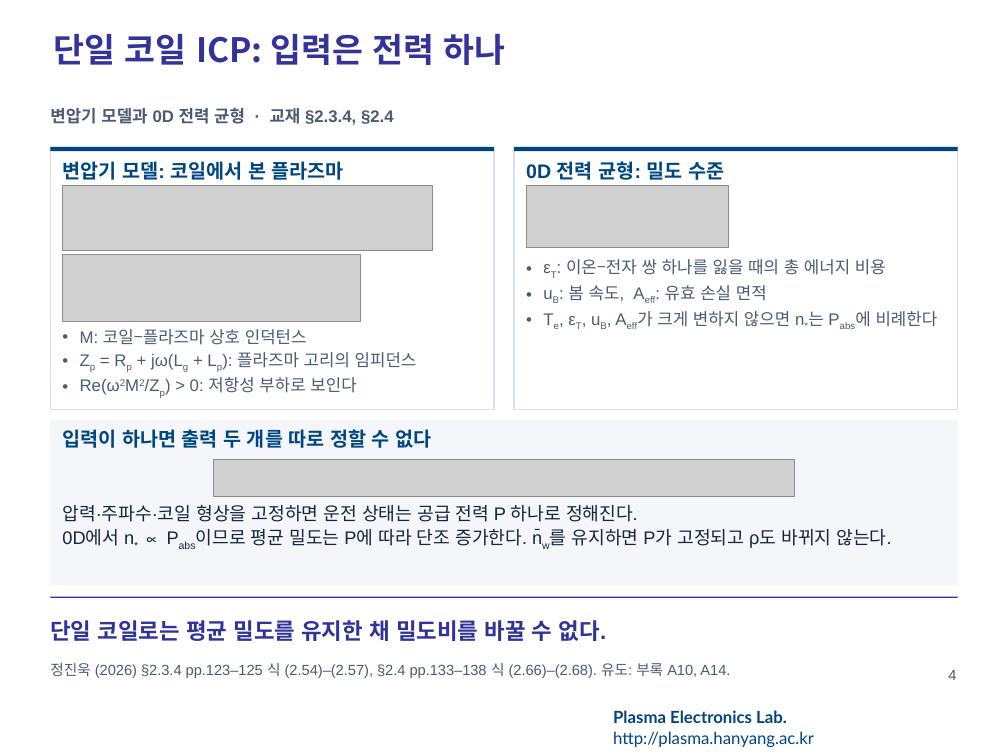
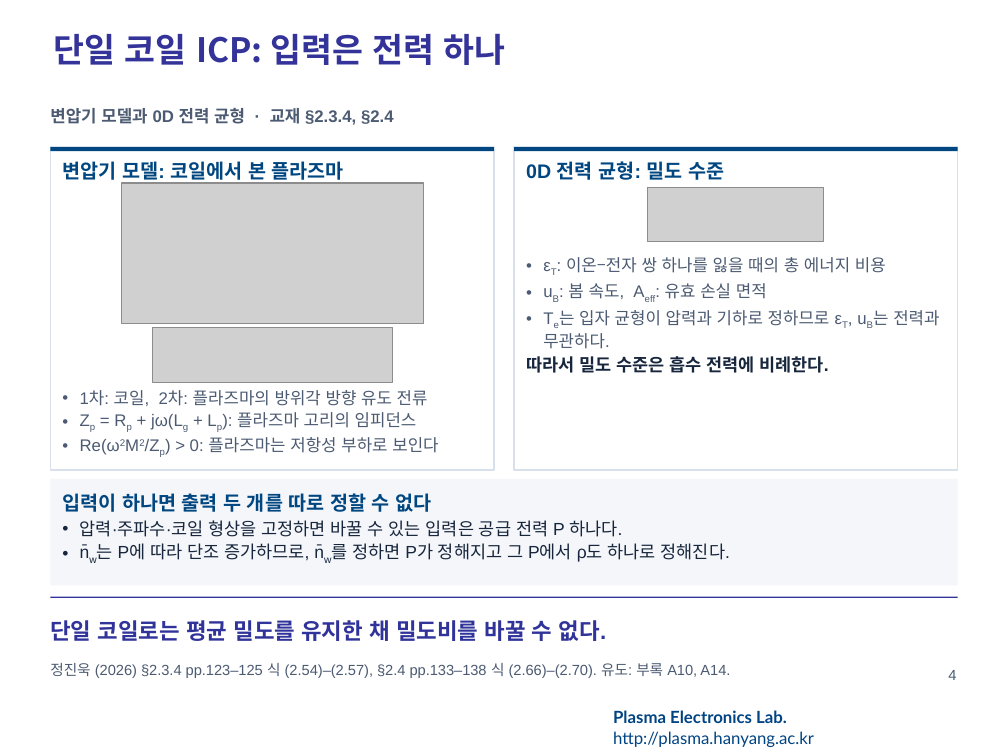
Before and after one commit to garlicjam-pyo/plasma, a slide deck: slide 4 of presentations/1차발표_README반영판.pptx. Drawn at 1008x756 pixels with LibreOffice and Linux fonts; fonts in the diff are those of the drawing; grey boxes stand for pictures; background and template pictures are left out. Boxes give left, top, right and bottom in pixels: in the first picture for what was removed or moved away, otherwise in the second. Text is boxed around its words. In the diff, an @@ line names an element or a change of style, - is before the commit and + after.

```diff
--- a/presentations/1차발표_README반영판.pptx
+++ b/presentations/1차발표_README반영판.pptx
@@ rectangle "변압기 모델: 코일에서 본 플라즈마": place and size @@
-rectangle "변압기 모델: 코일에서 본 플라즈마" at [50,147,494,409]
+rectangle "변압기 모델: 코일에서 본 플라즈마" at [50,147,494,470]
@@ rectangle "0D 전력 균형: 밀도 수준": place and size @@
-rectangle "0D 전력 균형: 밀도 수준" at [514,147,958,409]
+rectangle "0D 전력 균형: 밀도 수준" at [514,147,958,470]
@@ picture: place and size @@
-picture at [62,185,432,251]
+picture at [121,183,423,324]
@@ picture: place and size @@
-picture at [526,185,728,248]
+picture at [648,187,825,242]
@@ picture: place and size @@
-picture at [62,254,360,322]
+picture at [152,328,392,382]
@@ text at [526,310,939,373]: text changed @@
-• Te, εT, uB, Aeff가 크게 변하지 않으면 n*는 Pabs에 비례한다
+• Te는 입자 균형이 압력과 기하로 정하므로 εT, uB는 전력과 무관하다.
+따라서 밀도 수준은 흡수 전력에 비례한다.
@@ text "1차: 코일, 2차: 플라즈마의 방위각 ...": place and size @@
-text "1차: 코일, 2차: 플라즈마의 방위각 ..." at [80,329,417,395]
+text "1차: 코일, 2차: 플라즈마의 방위각 ..." at [80,390,438,455]
@@ text at [80,390,428,406]: text changed @@
-• M: 코일–플라즈마 상호 인덕턴스
+• 1차: 코일, 2차: 플라즈마의 방위각 방향 유도 전류
@@ text removed at [62,429,431,448] @@
-입력이 하나면 출력 두 개를 따로 정할 수 없다
@@ text at [80,437,438,455]: text changed @@
-• Re(ω2M2/Zp) > 0: 저항성 부하로 보인다
+• Re(ω2M2/Zp) > 0: 플라즈마는 저항성 부하로 보인다
@@ rectangle "입력이 하나면 출력 두 개를 ...": place and size @@
-rectangle "입력이 하나면 출력 두 개를 ..." at [50,420,958,586]
+rectangle "입력이 하나면 출력 두 개를 ..." at [50,479,958,586]
@@ picture removed at [213,460,794,497] @@
@@ text in rectangle at [62,493,730,562]: text added @@
+입력이 하나면 출력 두 개를 따로 정할 수 없다
+• 압력·주파수·코일 형상을 고정하면 바꿀 수 있는 입력은 공급 전력 P 하나다.
+• n̄w는 P에 따라 단조 증가하므로, n̄w를 정하면 P가 정해지고 그 P에서 ρ도 하나로 정해진다.
@@ text removed at [62,504,892,548] @@
-압력·주파수·코일 형상을 고정하면 운전 상태는 공급 전력 P 하나로 정해진다.
-0D에서 n* ∝ Pabs이므로 평균 밀도는 P에 따라 단조 증가한다. n̄w를 유지하면 P가 고정되고 ρ도 바뀌지 않는다.
@@ text at [50,663,730,678]: text changed @@
-정진욱 (2026) §2.3.4 pp.123–125 식 (2.54)–(2.57), §2.4 pp.133–138 식 (2.66)–(2.68). 유도: 부록 A10, A14.
+정진욱 (2026) §2.3.4 pp.123–125 식 (2.54)–(2.57), §2.4 pp.133–138 식 (2.66)–(2.70). 유도: 부록 A10, A14.
```
Also in this commit, not shown: 5 other slides changed, 6 other files.
